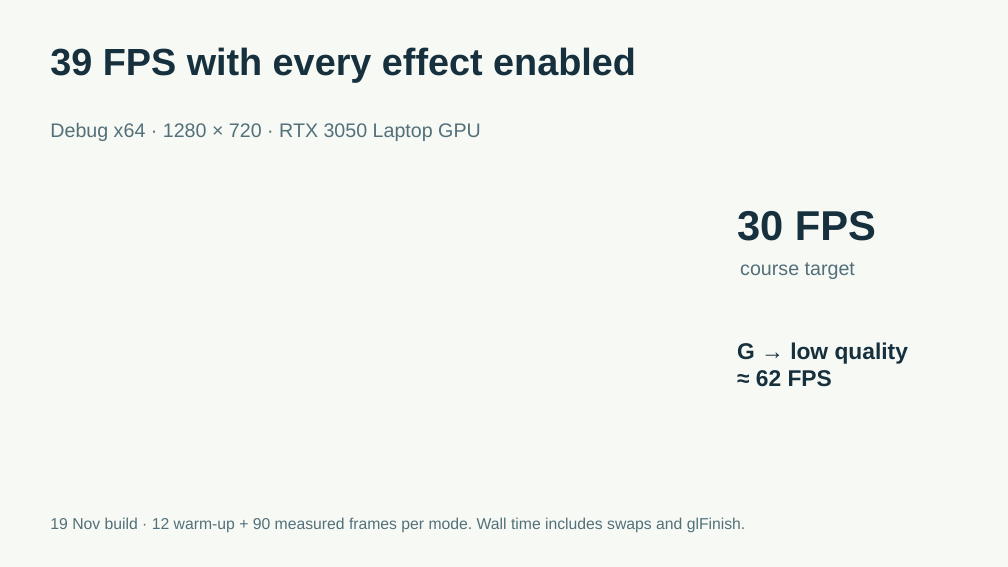
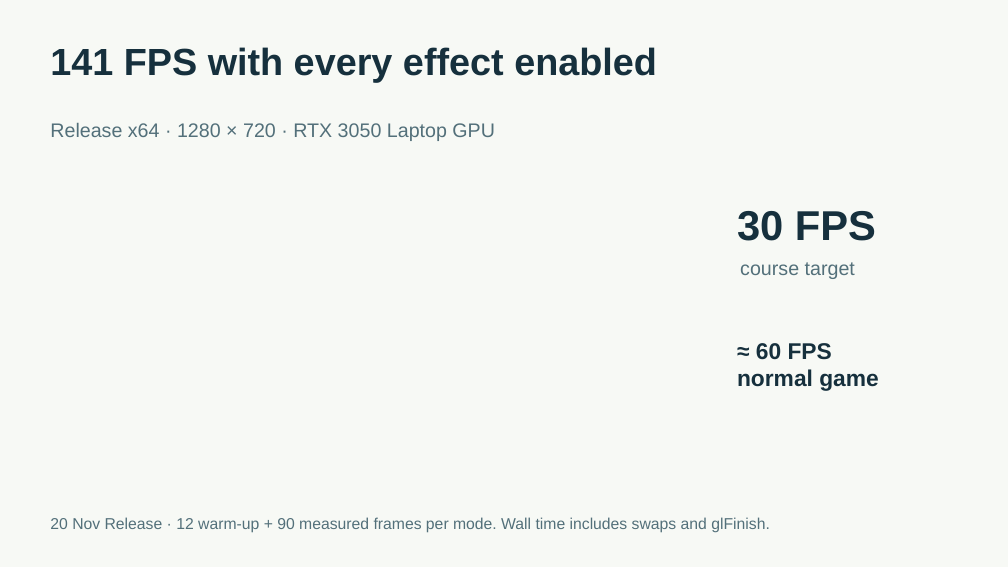
Before and after one commit to MasterDiyar/FinalProjectGraphics, a slide deck: slide 8 of output/presentation/Monster_Clash_Defence_Final.pptx. Drawn at 1008x567 pixels with LibreOffice and Linux fonts; fonts in the diff are those of the drawing. Boxes give left, top, right and bottom in pixels: in the first picture for what was removed or moved away, otherwise in the second. Text is boxed around its words. In the diff, an @@ line names an element or a change of style, - is before the commit and + after.

Commit message:
Update defence materials with measured Release performance

```diff
--- a/output/presentation/Monster_Clash_Defence_Final.pptx
+++ b/output/presentation/Monster_Clash_Defence_Final.pptx
@@ text at (50,47,657,82): text changed @@
-39 FPS with every effect enabled
+141 FPS with every effect enabled
@@ text at (50,123,495,141): text changed @@
-Debug x64 · 1280 × 720 · RTX 3050 Laptop GPU
+Release x64 · 1280 × 720 · RTX 3050 Laptop GPU
@@ text at (737,343,879,391): text changed @@
-G → low quality
-≈ 62 FPS
+≈ 60 FPS
+normal game
@@ text at (50,517,770,533): text changed @@
-19 Nov build · 12 warm-up + 90 measured frames per mode. Wall time includes swaps and glFinish.
+20 Nov Release · 12 warm-up + 90 measured frames per mode. Wall time includes swaps and glFinish.
```
Also in this commit, not shown: 8 other files.
